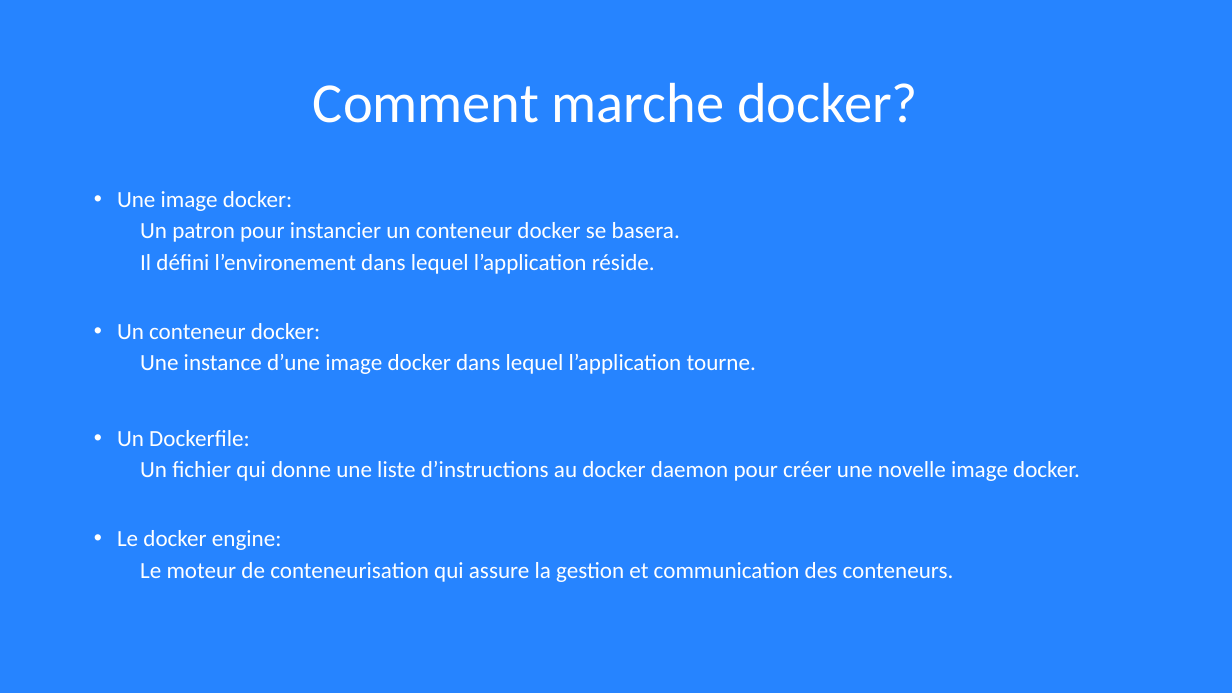
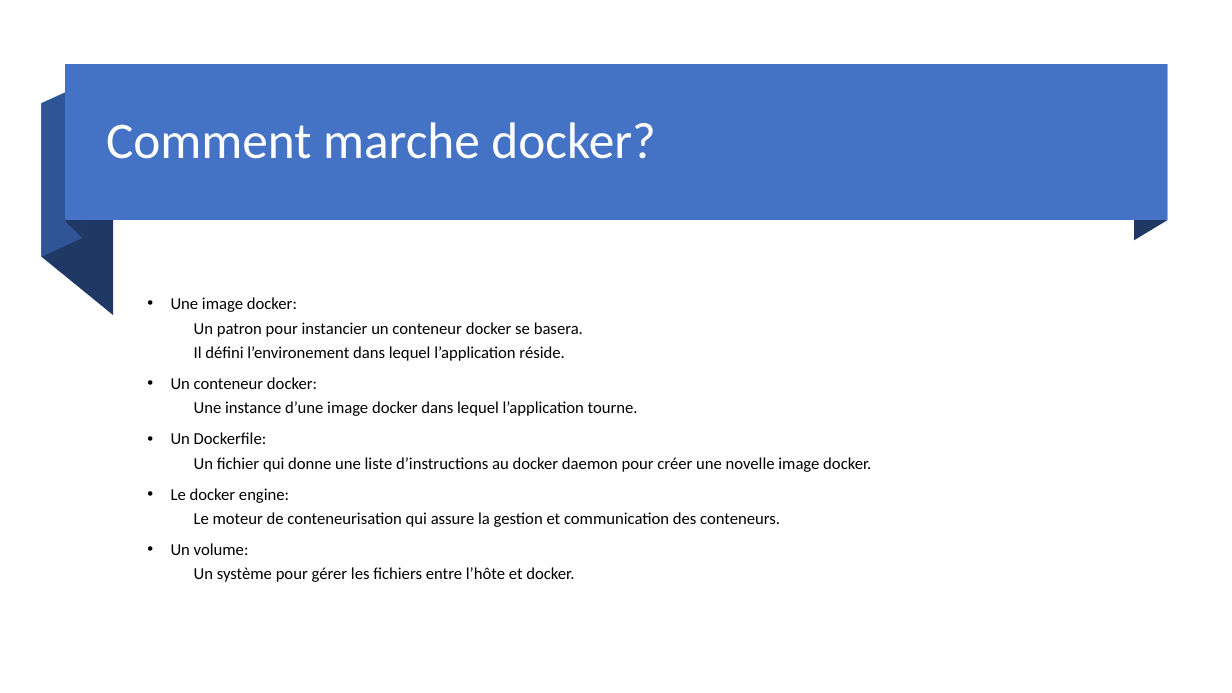
Before and after one commit to lukihd/Labo-Cloud-2020-2021, a slide deck: slide 9 of cours/docker/DOCKER.pptx. Drawn at 1232x693 pixels with LibreOffice and Linux fonts; fonts in the diff are those of the drawing. Boxes give left, top, right and bottom in pixels: in the first picture for what was removed or moved away, otherwise in the second. Text is boxed around its words. In the diff, an @@ line names an element or a change of style, - is before the commit and + after.

```diff
--- a/cours/docker/DOCKER.pptx
+++ b/cours/docker/DOCKER.pptx
@@ background #2684FF to #FFFFFF @@
@@ freeform shape added at (42, 85, 82, 258), fill #2F5597 @@
@@ rectangle added at (65, 65, 1167, 221), fill #4472C4 @@
@@ freeform shape added at (66, 65, 82, 238), fill #203864 @@
@@ title "Comment marche docker?": place and size @@
-title "Comment marche docker?" at (313, 82, 918, 123)
+title "Comment marche docker?" at (106, 122, 655, 159)
@@ title "Comment marche docker?" at (106, 122, 655, 159): size 44 to 40 pt; alignment centre to left @@
@@ freeform shape added at (1134, 65, 1167, 241), fill #203864 @@
@@ freeform shape added at (42, 104, 114, 315), fill #203864 @@
@@ text "Une image docker:": place and size @@
-text "Une image docker:" at (117, 191, 1080, 582)
+text "Une image docker:" at (171, 297, 871, 582)
@@ text "Une image docker:" at (171, 297, 871, 582): vertical alignment top to middle @@
@@ text at (171, 297, 871, 527): size 18 to 13 pt, text colour #FFFFFF to #000000 in "Une image docker:", "Un patron pour instancier un conteneur docker ...", "Il défini l’environement dans lequel l’application réside.", "Un conteneur docker:" and 5 more places @@
@@ text at (171, 543, 574, 582): paragraphs added @@
+• Un volume:
+  Un système pour gérer les fichiers entre l’hôte et docker.
```
Also in this commit, not shown: 11 other slides changed, 2 slides added, 1 slide removed.
